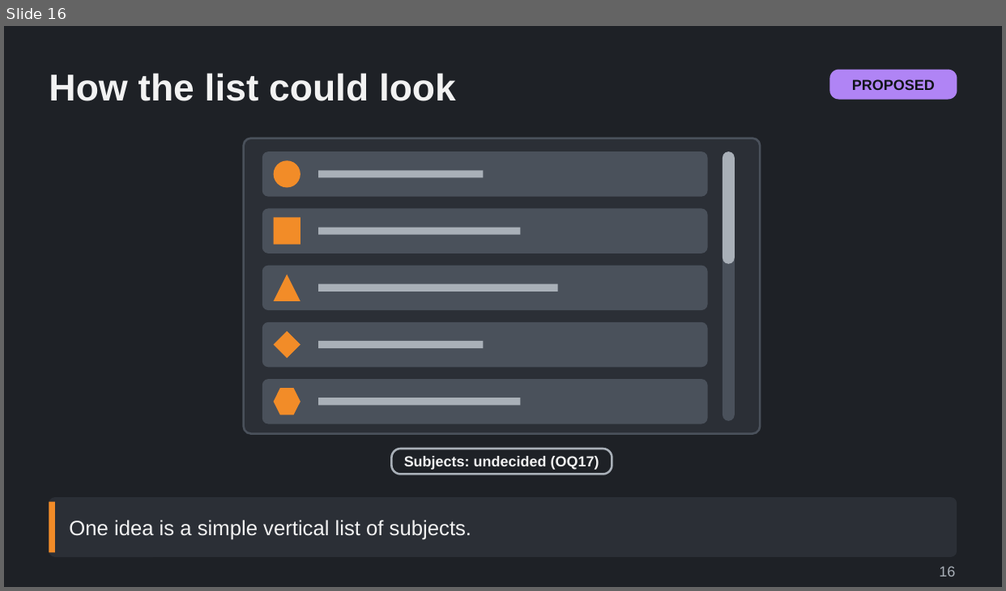
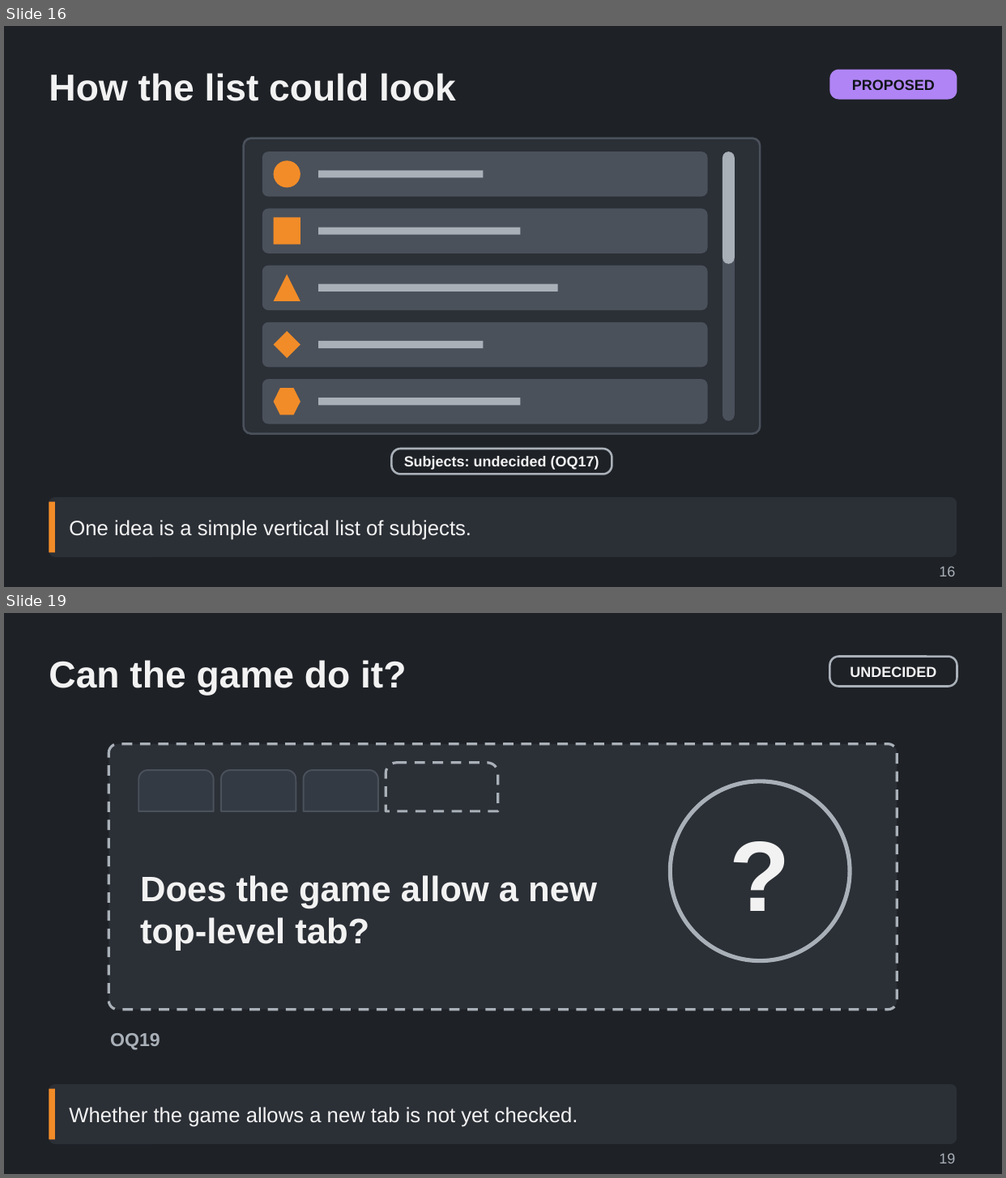
Before and after one commit to Tarenkookoo/Satisfactory---Early-Locomotion, a slide deck: Reporting/Claude Presents/Deck6_Assistant/Railway_Guide_Lessons_and_Build_Menu_Explained.pptx. Shown one above the other, each under a label of ours: slide 16 before the commit, slides 16 and 19 after it; the slides between them are not shown. The pictures are 1006x591 and 1006x1178 pixels, drawn with LibreOffice and Linux fonts; fonts in the diff are those of the drawing. Boxes give left, top, right and bottom in pixels: in the first picture for what was removed or moved away, otherwise in the second. Text is boxed around its words. In the diff, an @@ line names an element or a change of style, - is before the commit and + after.

```diff
--- a/Reporting/Claude Presents/Deck6_Assistant/Railway_Guide_Lessons_and_Build_Menu_Explained.pptx
+++ b/Reporting/Claude Presents/Deck6_Assistant/Railway_Guide_Lessons_and_Build_Menu_Explained.pptx
@@ slide 19 added at box(4, 613, 1002, 1174), background #1E2126 @@
@@ title added at box(49, 660, 406, 696), 36 pt, text #F2F2F2, bold @@
+Can the game do it?
@@ rounded rectangle added at box(829, 657, 957, 687), outline #A9B0B8 2 pt, 14 pt, text #F2F2F2, bold @@
+UNDECIDED
@@ group added at box(108, 744, 897, 1010): 4 round same rects, 1 rounded rectangle, 1 text, 1 ellipse @@
+Does the game allow a new top-level tab?
+?
@@ text added at box(110, 1033, 160, 1050), 18 pt, text #A9B0B8, bold @@
+OQ19
@@ rounded rectangle added at box(49, 1084, 957, 1144), fill #2B2F36 @@
@@ rectangle added at box(49, 1089, 55, 1140), fill #F28C28 @@
@@ text added at box(69, 1107, 578, 1127), 20 pt, text #F2F2F2 @@
+Whether the game allows a new tab is not yet checked.
@@ text added at box(939, 1153, 955, 1164), 14 pt, text #A9B0B8 @@
+19
```
Also in this commit, not shown: 6 other slides added, 4 other files.
